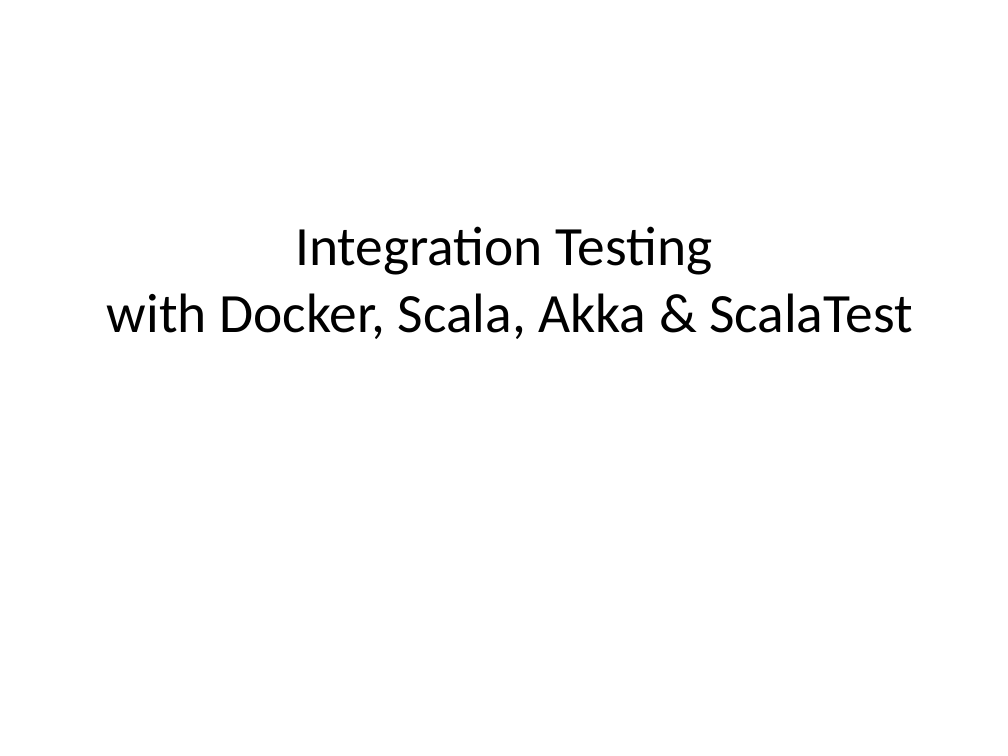
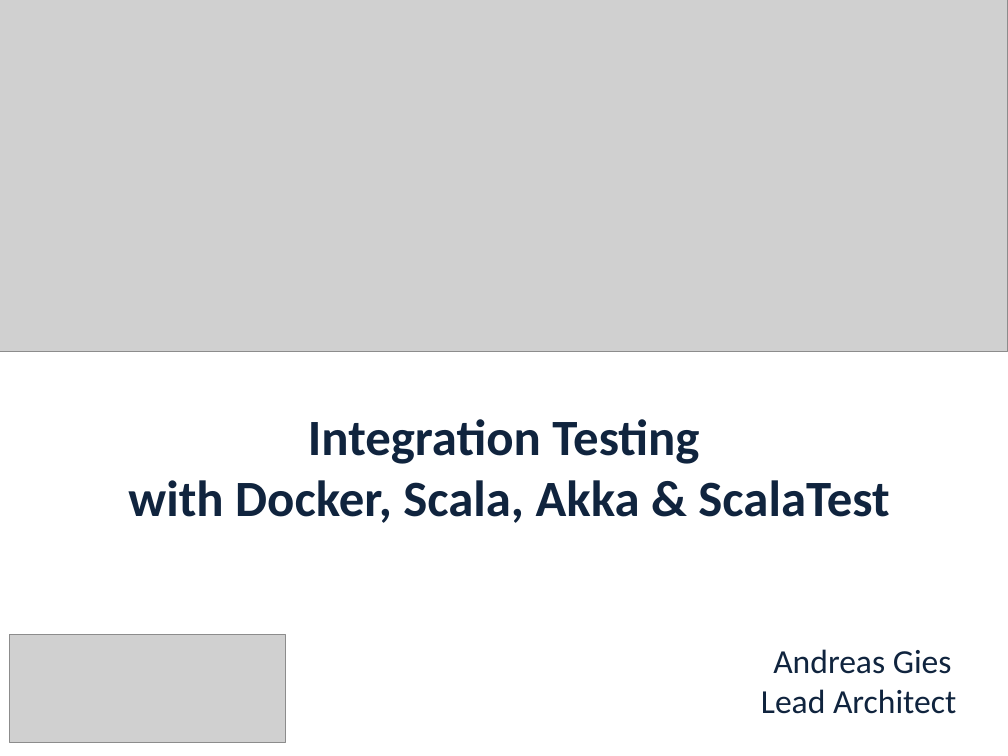
Before and after one commit to woq-blended/woq.github.io, a slide deck: slide 1 of media/IntegrationTesting.pptx. Drawn at 1008x756 pixels with LibreOffice and Linux fonts; fonts in the diff are those of the drawing; grey boxes stand for pictures. Boxes give left, top, right and bottom in pixels: in the first picture for what was removed or moved away, otherwise in the second. Text is boxed around its words. In the diff, an @@ line names an element or a change of style, - is before the commit and + after.

```diff
--- a/media/IntegrationTesting.pptx
+++ b/media/IntegrationTesting.pptx
@@ picture added at [0, 0, 1008, 352] @@
@@ text "Integration Testing with Docker, Scala, ...": place and size @@
-text "Integration Testing with Docker, Scala, ..." at [107, 226, 912, 339]
+text "Integration Testing with Docker, Scala, ..." at [128, 419, 889, 523]
@@ text "Integration Testing with Docker, Scala, ..." at [128, 419, 889, 523]: size 39.6 to 36.3 pt, text colour #000000 to #0F243E, bold on @@
@@ picture added at [9, 635, 284, 743] @@
@@ text added at [761, 649, 956, 714], 24 pt, text #0F243E @@
+Andreas Gies
+Lead Architect
```
Also in this commit, not shown: 13 other slides changed, 10 slides added, 1 slide removed, 4 other files.
